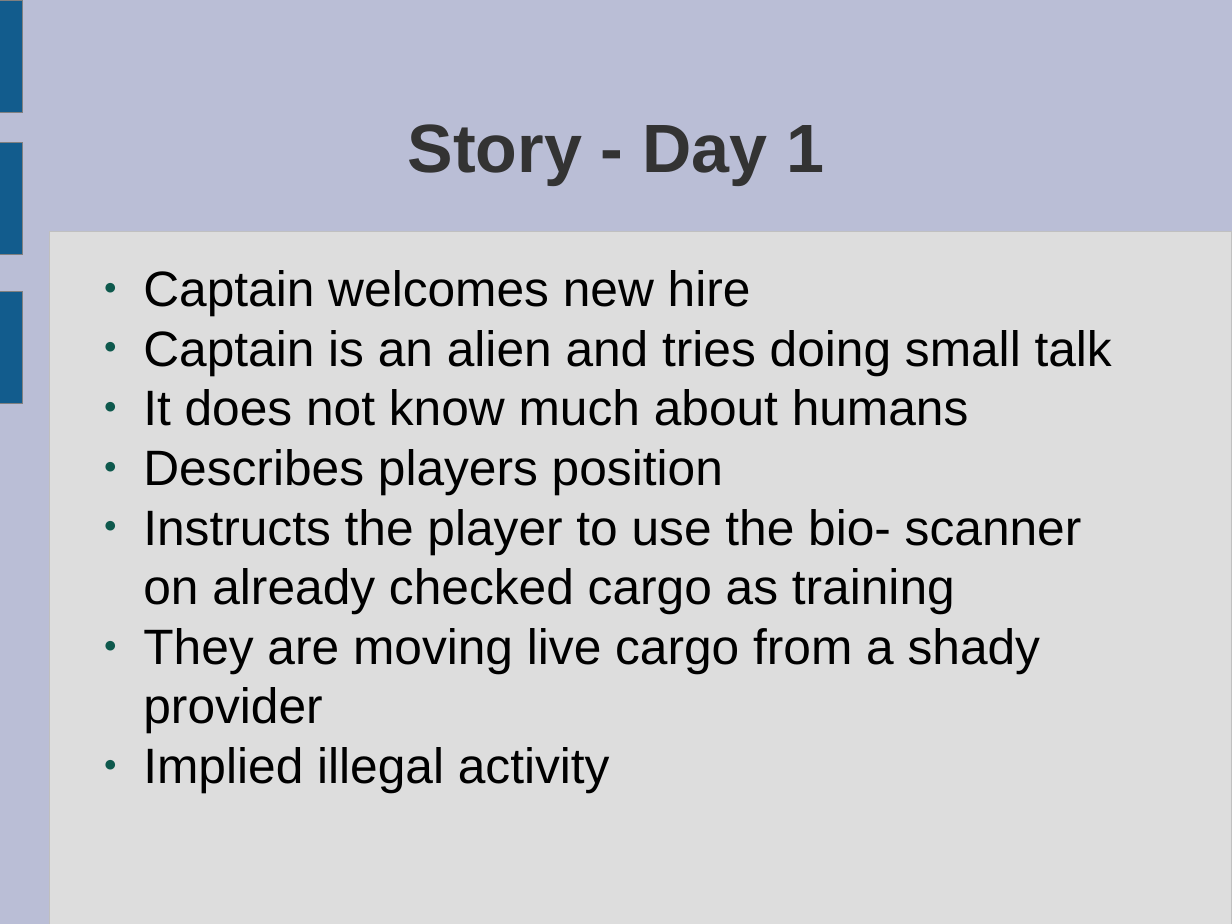
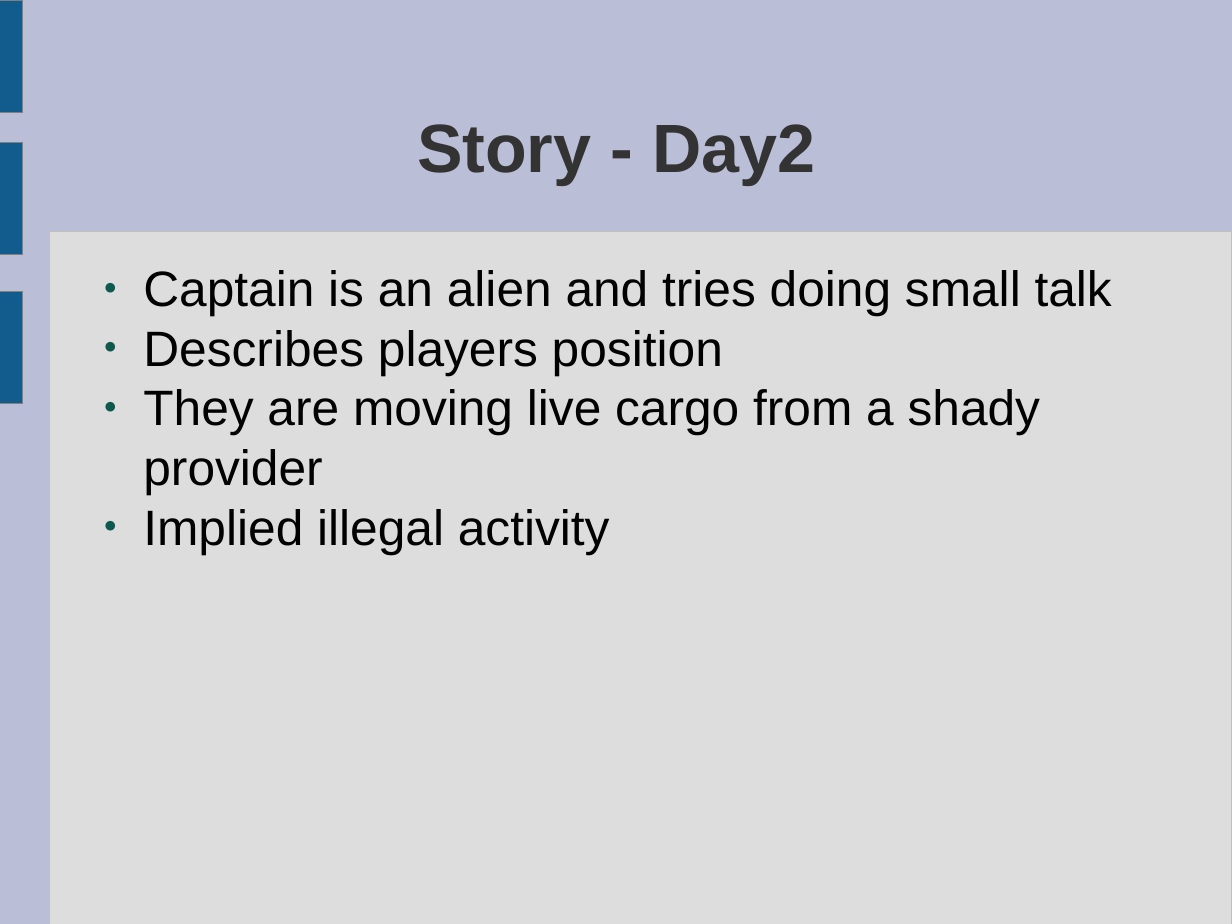
Before and after one commit to ktosox/GWJ67, a slide deck: slide 19 of da_plan.odp (slide 18 before the commit). Drawn at 1232x924 pixels with LibreOffice and Linux fonts; fonts in the diff are those of the drawing. Boxes give left, top, right and bottom in pixels: in the first picture for what was removed or moved away, otherwise in the second. Text is boxed around its words. In the diff, an @@ line names an element or a change of style, - is before the commit and + after.

Commit message:
so much done, but so much more to do

```diff
--- a/da_plan.odp
+++ b/da_plan.odp
@@ title at (417, 124, 815, 185): text changed @@
-Story - Day 1
+Story - Day2
@@ text at (143, 270, 751, 316): paragraph removed @@
-● Captain welcomes new hire
@@ text at (143, 389, 969, 426): paragraph removed @@
-● It does not know much about humans
@@ text at (143, 509, 1082, 614): paragraph removed @@
-● Instructs the player to use the bio- scanner on already checked cargo as training
```
Also in this commit, not shown: 2 slides added, 26 other files.
